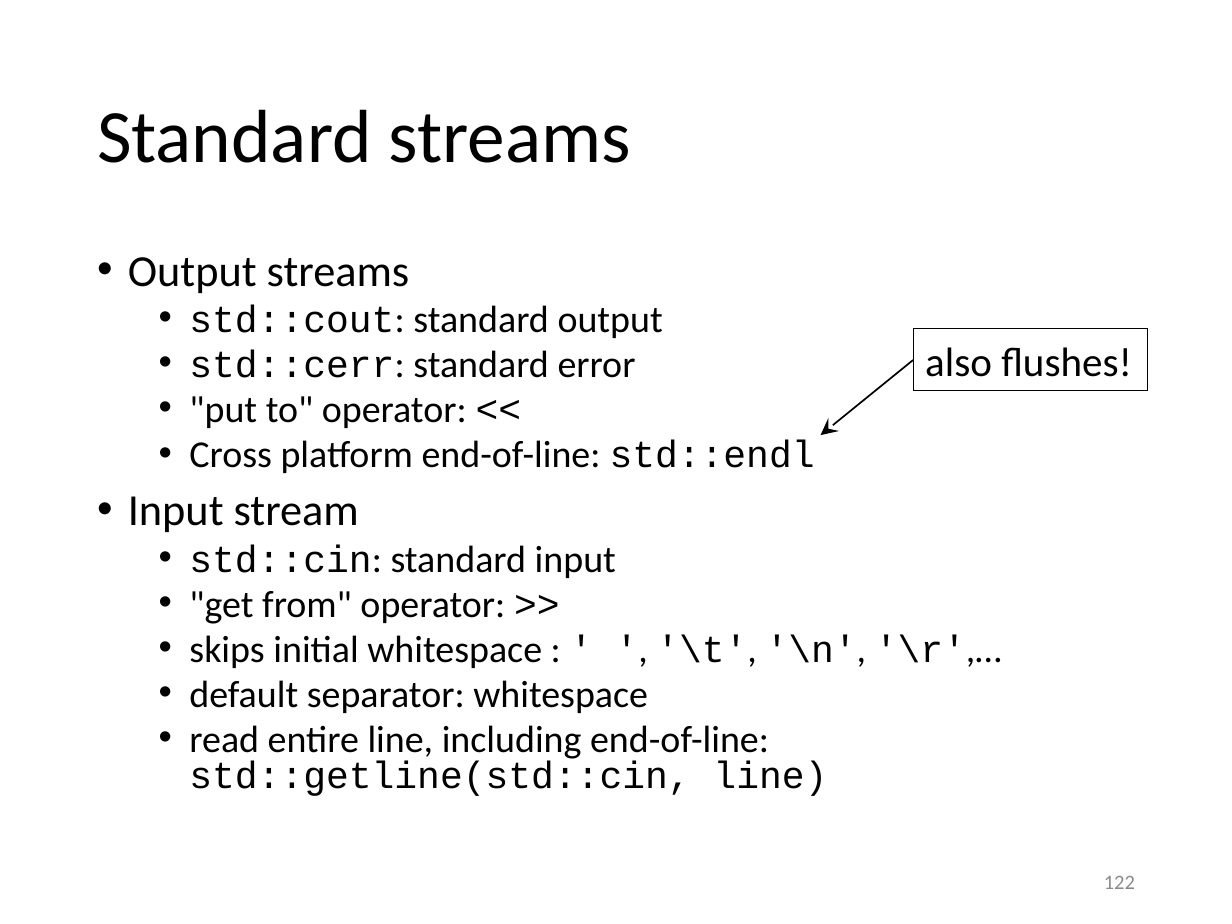
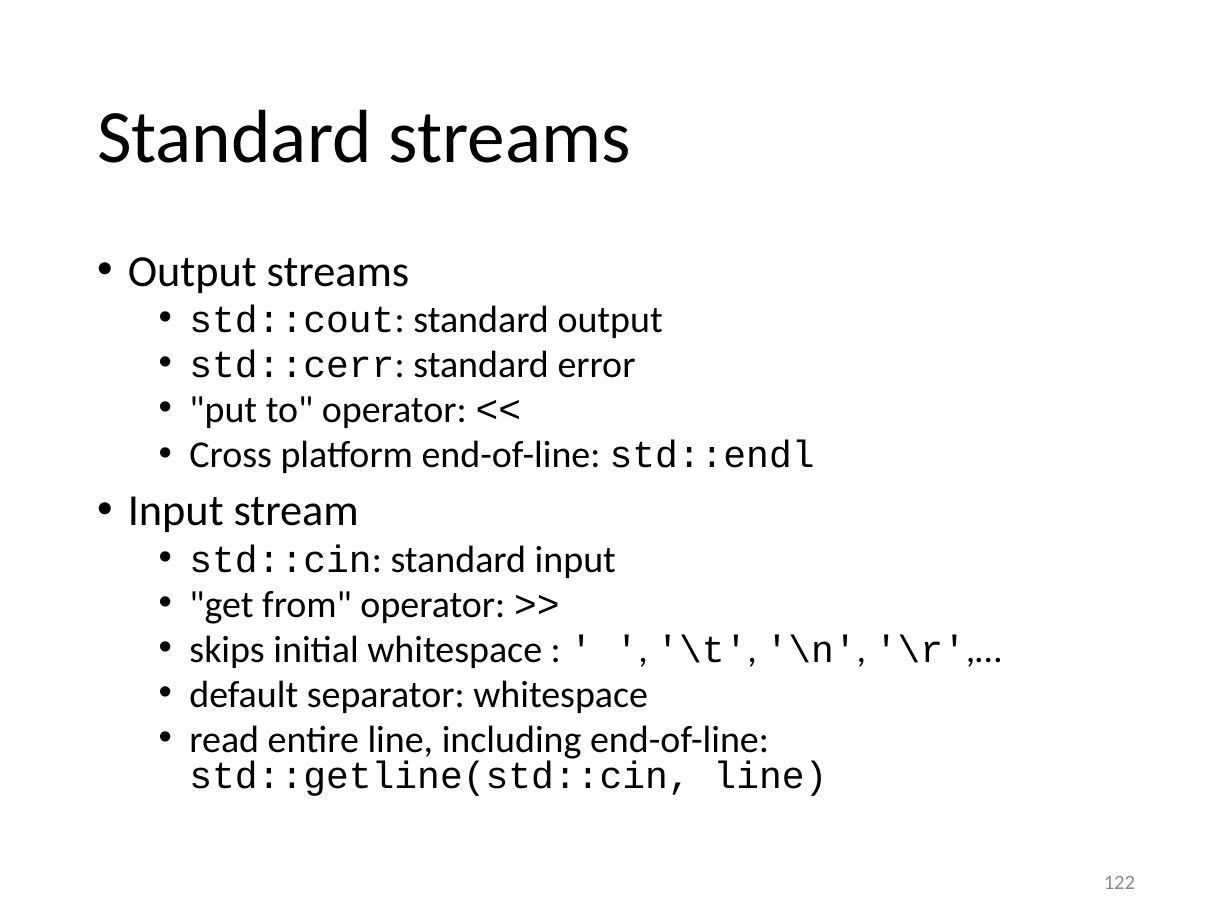
Before and after one commit to gjbex/Scientific-C-plus-plus, a slide deck: slide 122 of scientific_cpp.pptx. Drawn at 1232x924 pixels with LibreOffice and Linux fonts; fonts in the diff are those of the drawing. Boxes give left, top, right and bottom in pixels: in the first picture for what was removed or moved away, otherwise in the second. Text is boxed around its words. In the diff, an @@ line names an element or a change of style, - is before the commit and + after.

```diff
--- a/scientific_cpp.pptx
+++ b/scientific_cpp.pptx
@@ rectangle removed at [913,329,1147,391] @@
-also flushes!
@@ arrow removed from (913, 360) to (821, 435) @@
```
Also in this commit, not shown: 15 other slides changed.
